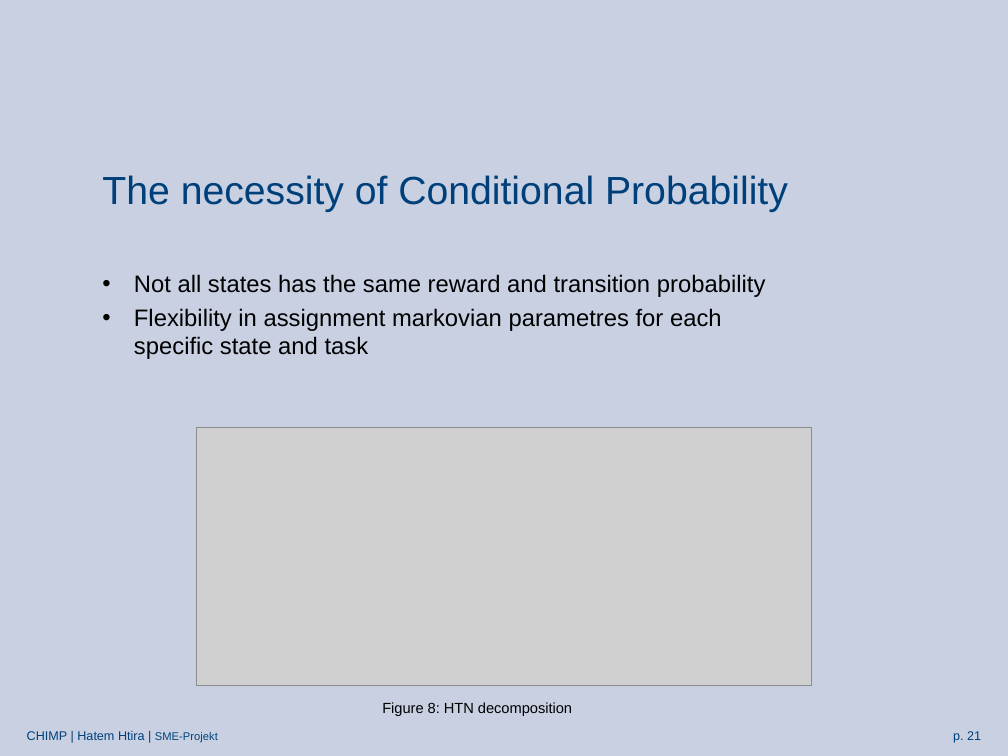
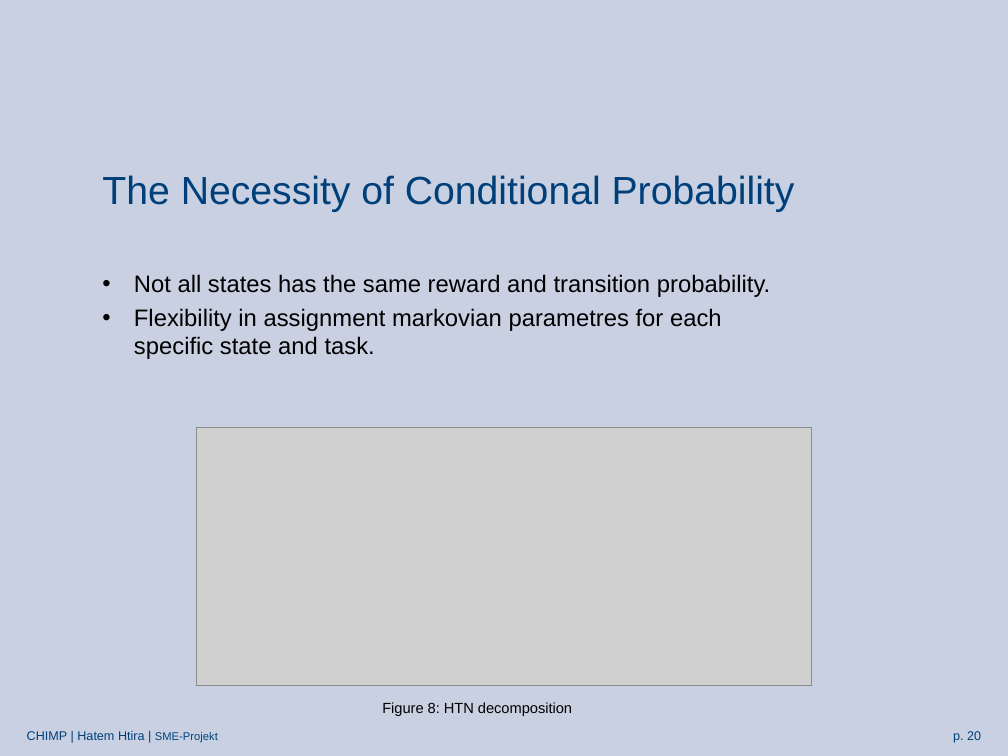
Before and after one commit to htiraHatem/CHIMP_MDP, a slide deck: slide 20 of HTN2MDP presentation.pptx (slide 21 before the commit). Drawn at 1008x756 pixels with LibreOffice and Linux fonts; fonts in the diff are those of the drawing; grey boxes stand for pictures; background and template pictures are left out. Boxes give left, top, right and bottom in pixels: in the first picture for what was removed or moved away, otherwise in the second. Text is boxed around its words. In the diff, an @@ line names an element or a change of style, - is before the commit and + after.

```diff
--- a/HTN2MDP presentation.pptx
+++ b/HTN2MDP presentation.pptx
@@ title at bbox=[102, 175, 795, 212]: text changed @@
-The necessity of Conditional Probability
+The Necessity of Conditional Probability
@@ text at bbox=[134, 274, 770, 359]: text changed @@
-• Not all states has the same reward and transition probability
-• Flexibility in assignment markovian parametres for each specific state and task
+• Not all states has the same reward and transition probability.
+• Flexibility in assignment markovian parametres for each specific state and task.
@@ page number at bbox=[953, 731, 981, 743]: text changed @@
-p. 21
+p. 20
```
Also in this commit, not shown: 14 other slides changed, 1 slide removed.
